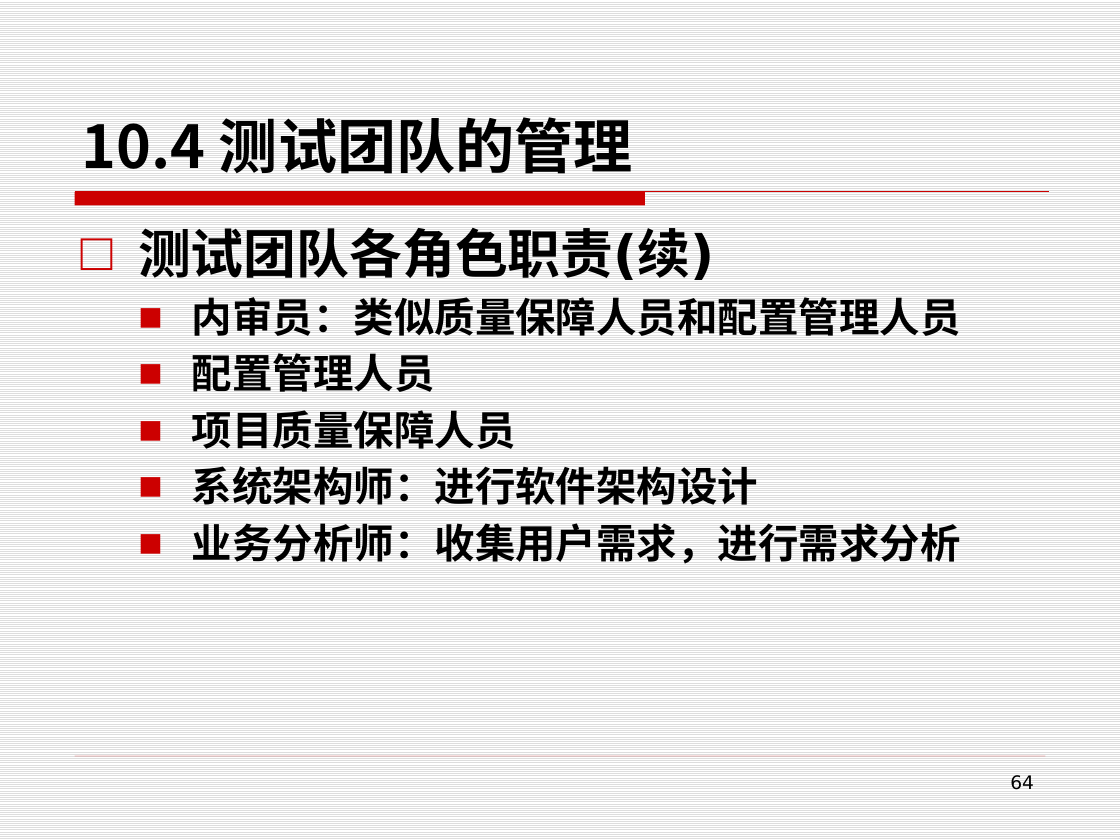
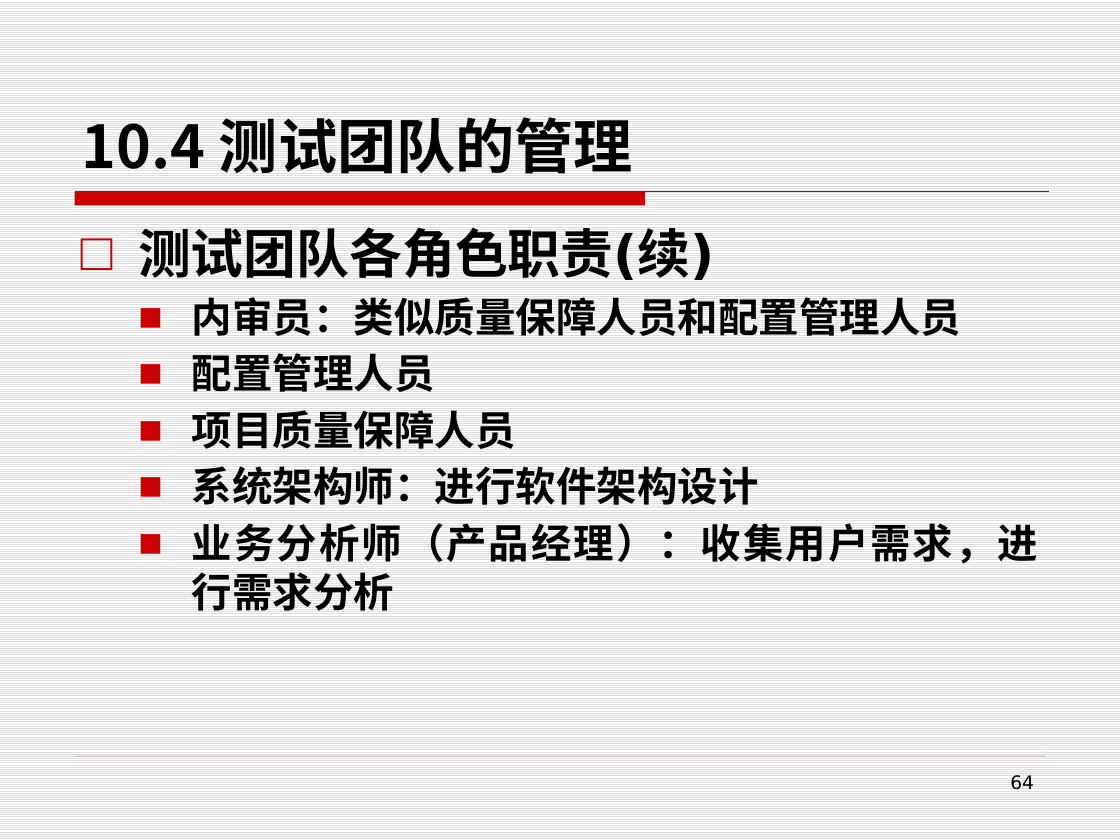
Before and after one commit to edu2act/course-foundation-software-tesing, a slide deck: slide 64 of PPT/第三部分 软件测试应用/10.3 测试过程管理.pptx. Drawn at 1120x840 pixels with LibreOffice and Linux fonts; fonts in the diff are those of the drawing. Boxes give left, top, right and bottom in pixels: in the first picture for what was removed or moved away, otherwise in the second. Text is boxed around its words. In the diff, an @@ line names an element or a change of style, - is before the commit and + after.

Commit message:
回归测试

```diff
--- a/PPT/第三部分 软件测试应用/10.3 测试过程管理.pptx
+++ b/PPT/第三部分 软件测试应用/10.3 测试过程管理.pptx
@@ text at (192, 523, 1038, 611): text changed @@
-  ■ 业务分析师：收集用户需求，进行需求分析
+  ■ 业务分析师（产品经理）：收集用户需求，进行需求分析
```
Also in this commit, not shown: 2 other slides changed, 2 other files.
